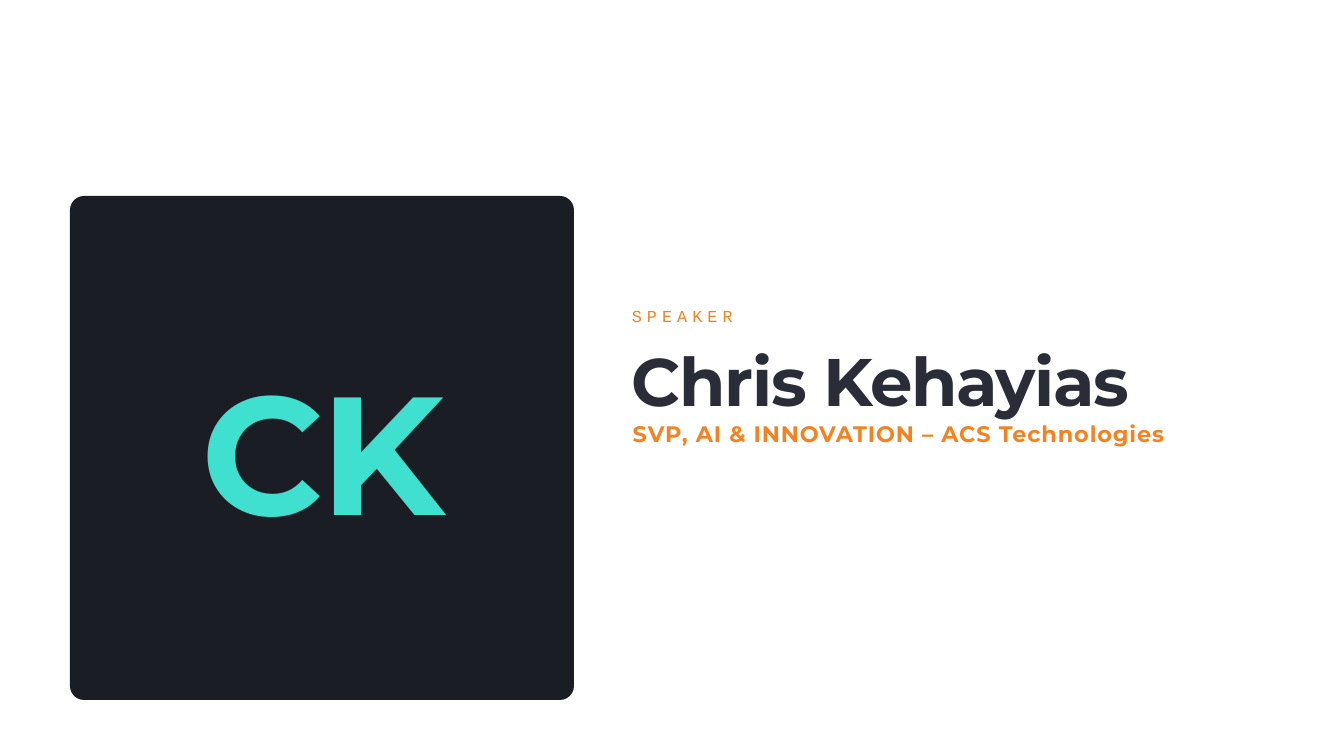
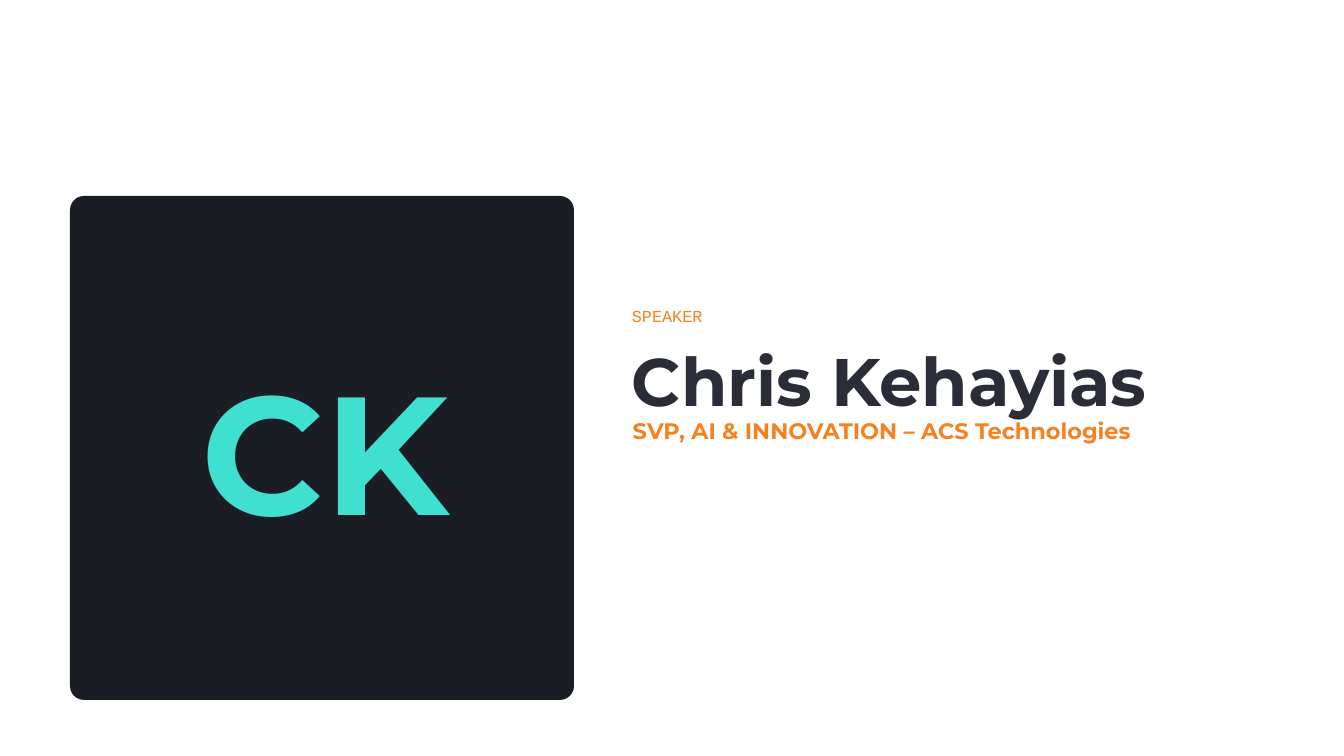
Before and after one commit to chriskehayias/ContextEngineering, a slide deck: slide 2 of schedule/02-vibe-coding-vs-context-engineering/02-vibe-coding-vs-context-engineering.pptx. Drawn at 1344x756 pixels with LibreOffice and Linux fonts; fonts in the diff are those of the drawing. Boxes give left, top, right and bottom in pixels: in the first picture for what was removed or moved away, otherwise in the second. Text is boxed around its words. In the diff, an @@ line names an element or a change of style, - is before the commit and + after.

```diff
--- a/schedule/02-vibe-coding-vs-context-engineering/02-vibe-coding-vs-context-engineering.pptx
+++ b/schedule/02-vibe-coding-vs-context-engineering/02-vibe-coding-vs-context-engineering.pptx
@@ text "SPEAKER" at [632, 310, 703, 322]: letter spacing 5.4 to 0 pt @@
@@ text "CK" at [201, 395, 448, 517]: letter spacing -3.6 to 0 pt @@
@@ text "Chris Kehayias" at [632, 353, 1146, 422]: letter spacing -1.4 to 0 pt @@
@@ text "SVP, AI & INNOVATION – ..." at [633, 418, 1130, 444]: letter spacing 1 to 0 pt; line spacing 1 to 0.9 @@
```
Also in this commit, not shown: 32 other slides changed, 9 slides added.
